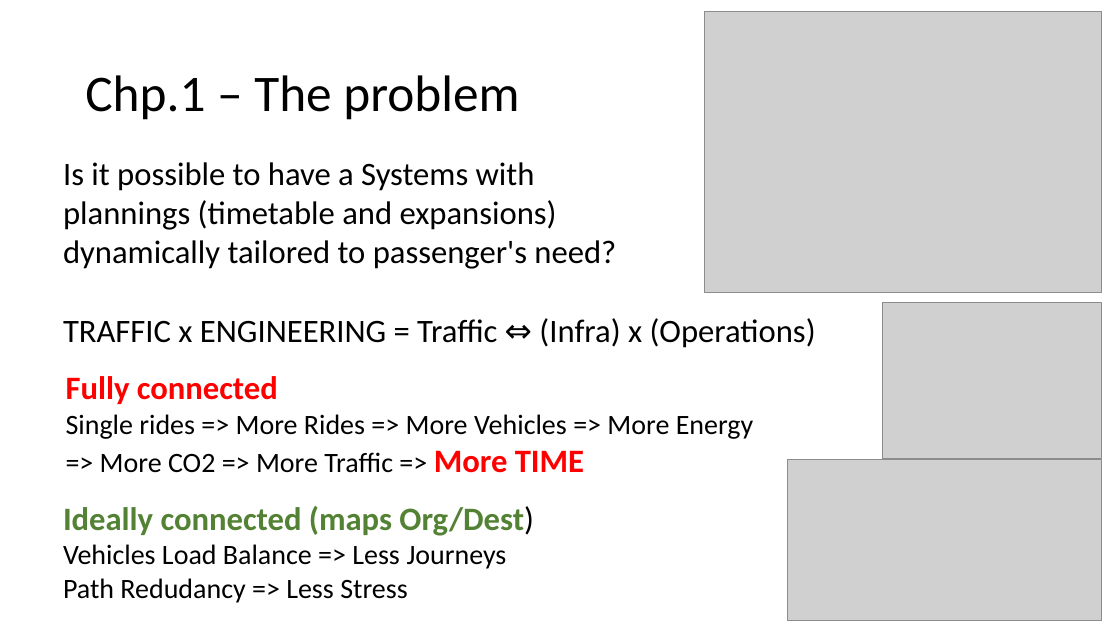
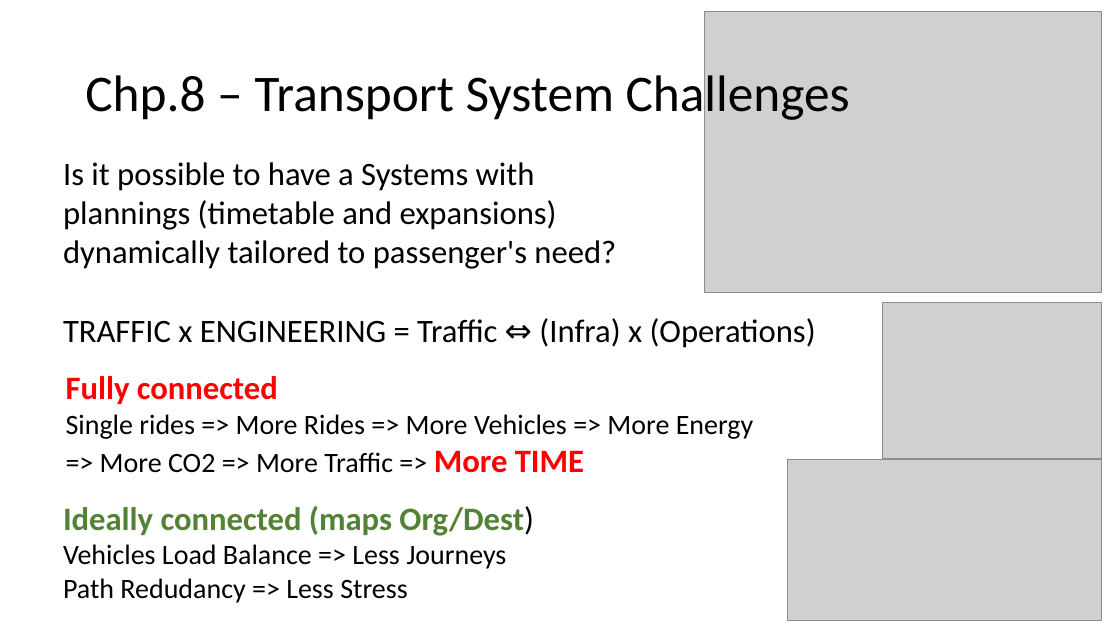
Before and after one commit to Breno-st/big-cities-transport, a slide deck: slide 9 of 11.Presenttaions/big-cities-transport.pptx (slide 3 before the commit). Drawn at 1120x630 pixels with LibreOffice and Linux fonts; fonts in the diff are those of the drawing; grey boxes stand for pictures. Boxes give left, top, right and bottom in pixels: in the first picture for what was removed or moved away, otherwise in the second. Text is boxed around its words. In the diff, an @@ line names an element or a change of style, - is before the commit and + after.

```diff
--- a/11.Presenttaions/big-cities-transport.pptx
+++ b/11.Presenttaions/big-cities-transport.pptx
@@ title at (85,68,850,123): text changed @@
-Chp.1 – The problem
+Chp.8 – Transport System Challenges
```
Also in this commit, not shown: 9 other slides changed, 3 slides added, 2 slides removed, 52 other files.
